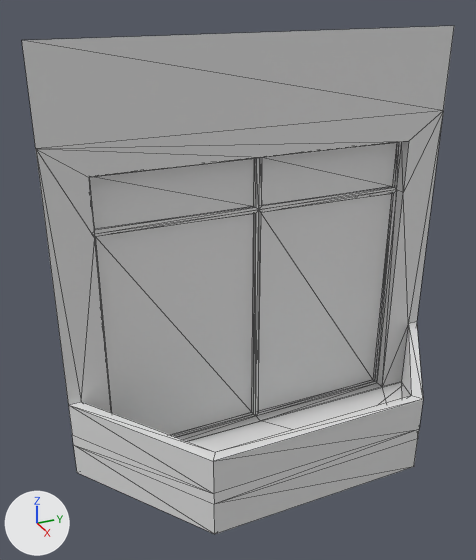
What one commit did to the glTF model addons/building_generator/models/Brazil/art_deco/balcony_05/balcony_05.glb.
Camera for both pictures: a camera (50 mm lens) standing at (4.11, -2.0, 1.81) and looking at (0.42, -0.33, -0.04). Every picture has the same lights, and +X, +Y and +Z are marked at lower left. The first picture is the older version. Mesh edges are drawn as thin lines. Vertices at exactly the same position are counted once.

Names of what the first picture shows: 'balcony_05_open'.
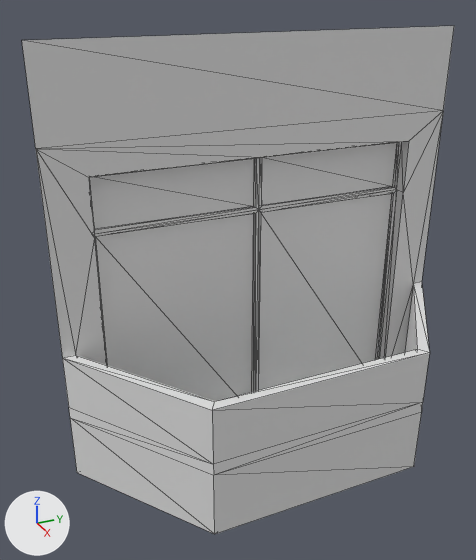
Commit message: fix: updated open balcony models, lifted the balcony

Location of each change, (x1, y1, x2, y2) in pixels of the pictures (476 x 560 px; the box of a moved part takes in the faces that stretch with it):
part 1 of me_cube_022, moved or reshaped
    before: (72, 429, 419, 534)
    after: (69, 402, 423, 534)
part 2 of me_cube_022, moved or reshaped
    before: (36, 113, 443, 493)
    after: (36, 113, 443, 464)

The change, as a diff of the scene's bpy script:
```diff
--- a/addons/building_generator/models/Brazil/art_deco/balcony_05/balcony_05.glb.py
+++ b/addons/building_generator/models/Brazil/art_deco/balcony_05/balcony_05.glb.py
@@ me_cube_022 @@
 me_cube_022.from_pydata(...)  # 77 vertices, 140 faces; spans x 0.01..1.09, y -1.5..1.5, z -1.5..1.5
 # used by ob_balcony_05_open; location = (0.0, 0.0, 0.0)
+# me_cube_022 part 1: all 8 vertices in x 0.12..1.09, y -1.5..1.5, z -1.24..-1.16 are moved by (0.0, 0.0, 0.23)
+# me_cube_022 part 2: all 8 vertices in x 0.12..1.09, y -1.5..1.5, z -0.9 are moved by (0.0, 0.0, 0.38)
 me_cube_022.materials.append(mat_wall_material)
```
